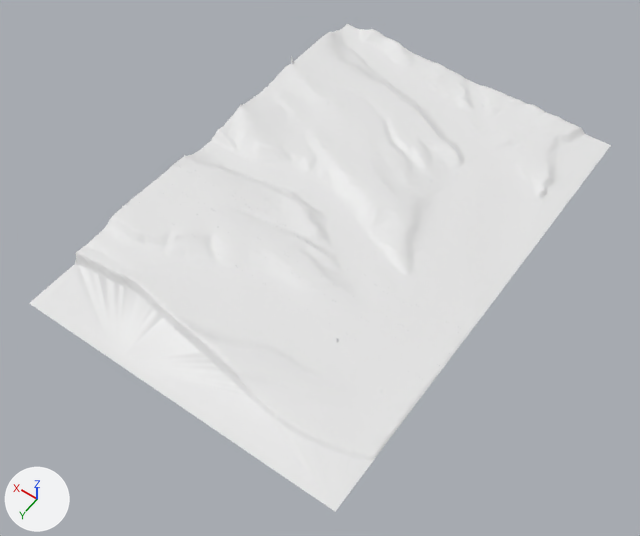
Two versions of the FBX model Assets/morro_de_arica.fbx, one commit apart.
The view is the same before and after, from a 50 mm lens placed at (-2539.0, 3838.0, 5251.0), pointed at (-78.0, 392.0, -163.0). Lighting does not change. The marker at lower left points along +X, +Y and +Z. The picture after the commit comes second. Materials are left out; every surface is plain grey. Where no turn or scale is listed for an object, it has been applied to the vertices. Vertices at exactly the same position are counted once.
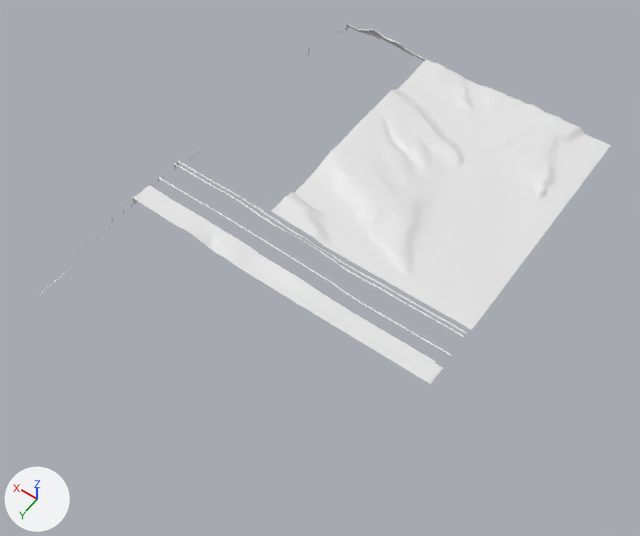
Boxes [x1, y1, x2, y2] around the edits, measured in the pictures (640 x 536 px):
'Object_0', reshaped: before [29, 24, 611, 511]; after [271, 60, 611, 330]
part 1 of me_object_0_002, deleted: before [29, 198, 430, 511]
part 2 of me_object_0_002, cut back: before [150, 24, 472, 368]; after [271, 60, 472, 330]

What changed in the scene script:
```text
Change me_object_0_002:
    used by ob_object_0; location = (-1552.0, -811.0, 0.0)
    remove me_object_0_002.from_pydata(...)  # 13404 vertices, 25610 faces; spans x 170.0..2934.0, y -1182.0..2807.0, z -16.0..257.0
    add me_object_0_002.from_pydata(...)  # 5230 vertices, 9855 faces; spans x 170.0..1988.0, y -1182.0..1138.0, z -16.0..113.0
    me_object_0_002 part 1: the loose piece of 3635 vertices spanning x 201.0..2934.0, y 1693.0..2807.0, z -8.0..179.0 is deleted
    me_object_0_002 part 2: 4885 vertices removed from x 196.0..2912.0, y -1163.0..1529.0, z 0.0..257.0; 347 vertices added at x 195.0..1988.0, y -1163.0..1138.0, z 1.0..113.0
    other edits to the shape of me_object_0_002 do not show in these pictures
```
